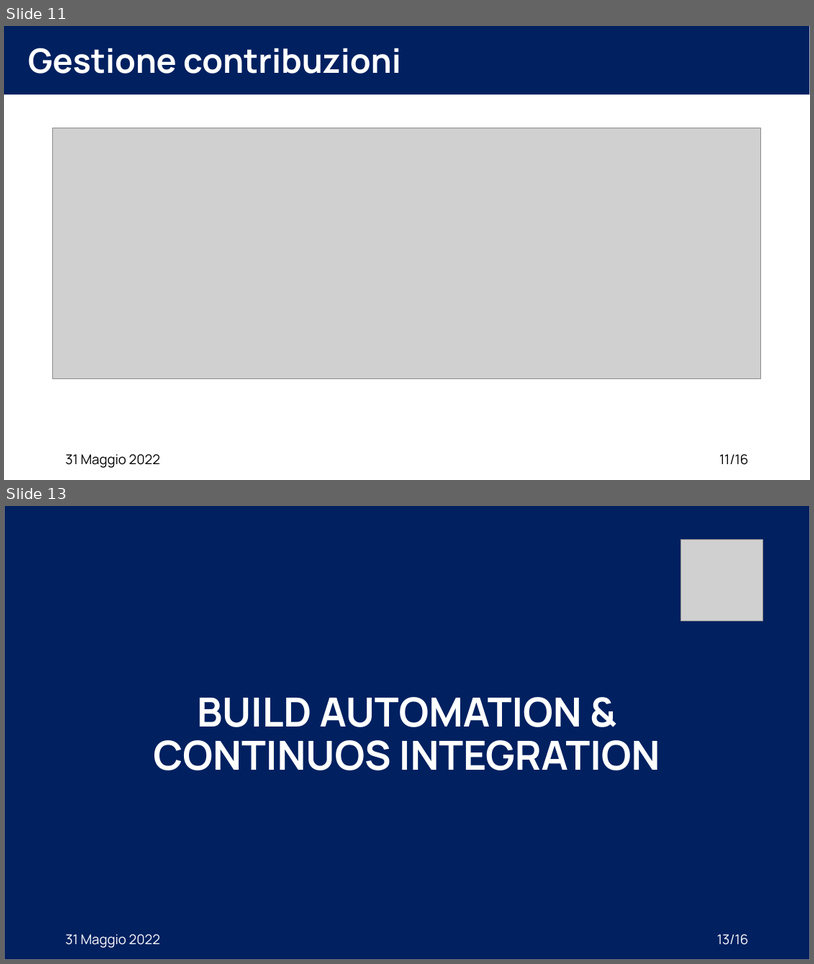
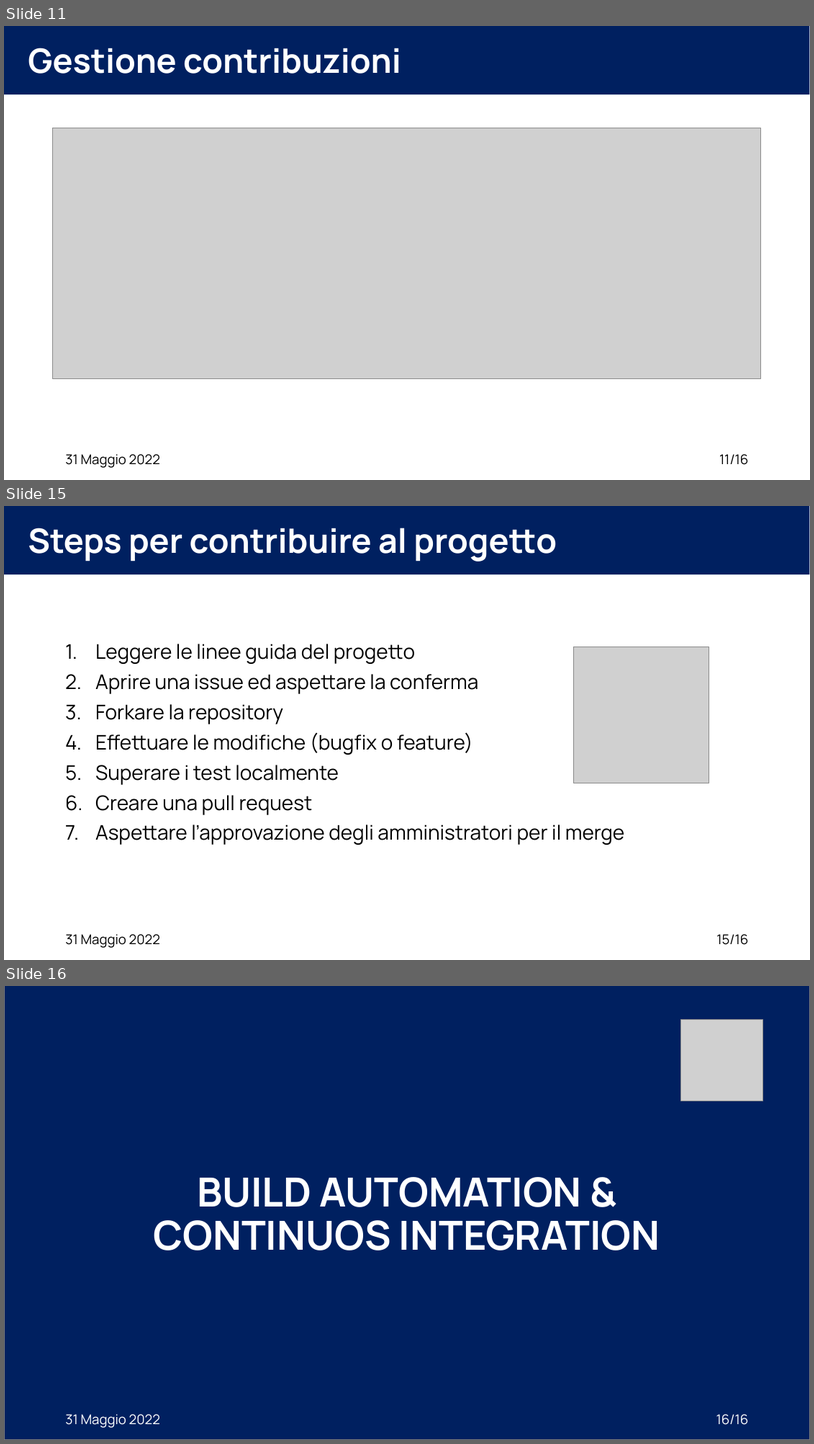
Before and after one commit to XidaZ3/MTSSAssignment3, a slide deck: MTSSAssignment3.pptx. Shown one above the other, each under a label of ours: slides 11 and 13 before the commit, slides 11, 15 and 16 after it; the slides between them are not shown. The pictures are 814x964 and 814x1444 pixels, drawn with LibreOffice and Linux fonts; fonts in the diff are those of the drawing; grey boxes stand for pictures. Boxes give left, top, right and bottom in pixels: in the first picture for what was removed or moved away, otherwise in the second. Text is boxed around its words. In the diff, an @@ line names an element or a change of style, - is before the commit and + after.

```diff
--- a/MTSSAssignment3.pptx
+++ b/MTSSAssignment3.pptx
@@ slide 15 added at <box>4,506,810,960</box>, background #FFFFFF @@
@@ rectangle added at <box>4,506,810,574</box>, fill #002060 @@
@@ title added at <box>28,528,557,561</box>, 40 pt, text #FFFFFF, bold @@
+Steps per contribuire al progetto
@@ text added at <box>95,644,625,844</box>, 24 pt, text #000000 @@
+1. Leggere le linee guida del progetto
+2. Aprire una issue ed aspettare la conferma
+3. Forkare la repository
+4. Effettuare le modifiche (bugfix o feature)
+5. Superare i test localmente
+6. Creare una pull request
+7. Aspettare l’approvazione degli amministratori per il merge
@@ picture added at <box>574,647,710,783</box> @@
@@ text added at <box>65,934,160,947</box>, 16 pt, text #000000 @@
+31 Maggio 2022
@@ page number added at <box>717,934,748,944</box>, 16 pt, text #000000 @@
+15/16
@@ what was slide 13 is now slide 16 @@
@@ page number at <box>717,1414,749,1424</box>: text changed @@
-13/16
+16/16
```
Also in this commit, not shown: 2 slides changed, 2 other slides added, 2 other files.
